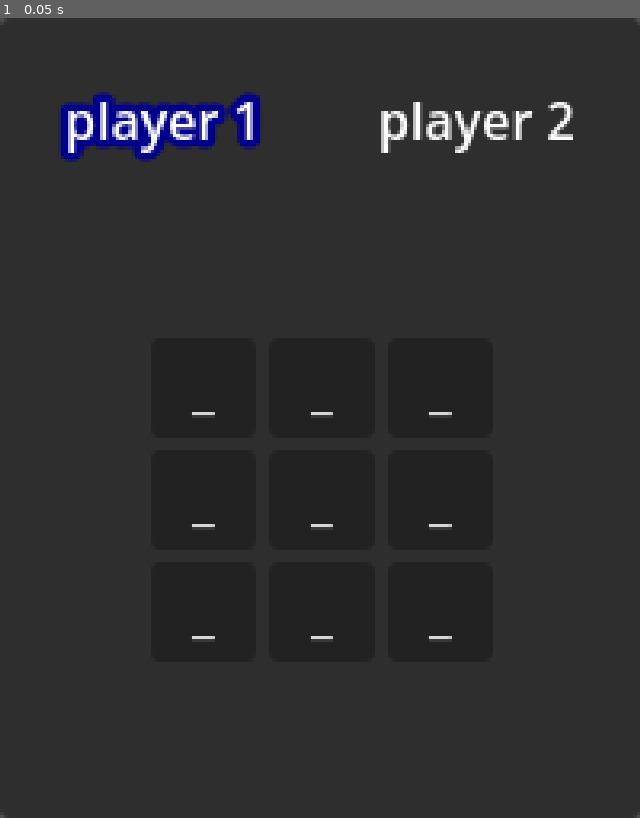
Above: before the commit, frame 1.
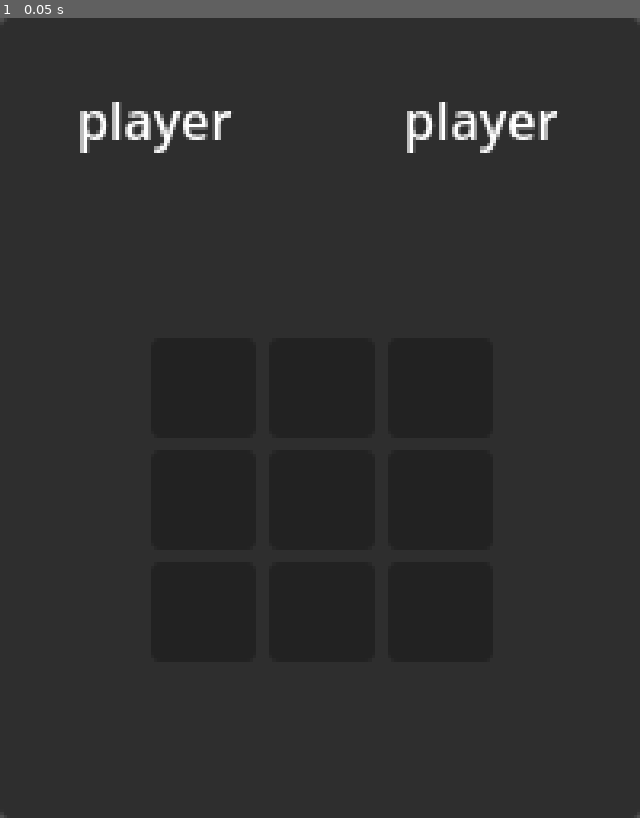
Above: after the commit, the same moment.

Repository: kirkatia98/TicTacToe
Game: Godot game, scene res://main.tscn
The game is run twice, just before and just after one commit, with the same random seed, the same clock (stepped at 60 frames per second) and the same inputs.
Inputs:
- Up to frame 1 (0.05 s): no input

The runs differ from the first frame. In frame 1, 2.9% of the frame differs, in the area x 9-90%, y 9-78%.
Error after the commit: Parse Error: Could not find type "ScoreManager" in the current scope. (res://HUD.gd:8)

Commit message:
bunch of renames, and refactor, but now buttons send signals to a signal manager that is autoloaded

Diff:
--- a/HUD.gd
+++ b/HUD.gd
@@ -1,64 +1,25 @@
 extends Control
 class_name HUD
 
-#import shortcuts
 var Player: Dictionary = GameState.Player
 var PlayerName: Dictionary = GameState.PlayerName
 
-var PlayerToken: Dictionary = GameState.PlayerToken
+@onready var _grid : Grid = $GamePanel/Grid
+@onready var _p1 : ScoreManager = $GamePanel/Player1
+@onready var _p2 : ScoreManager = $GamePanel/Player2
 
-@onready var grid : Grid = $GamePanel/Grid
-@onready var p1 : ScoreManager = $GamePanel/Player1
-@onready var p2 : ScoreManager = $GamePanel/Player2
-
-@onready var player : GameState.Player
-@onready var token : GameState.Value
 
 
 func _ready():
-	p2.set_player_name(PlayerName[Player.TWO])
-	p1.set_player_name(PlayerName[Player.ONE])
-
-	grid.clear_board()
-	set_player(Player.ONE)
+	_p2.set_player_name(PlayerName[Player.TWO])
+	_p1.set_player_name(PlayerName[Player.ONE])
 
 
-func set_player(p = Player.NONE):
-	player = p
+func grid():
+	return _grid
 
-	p1.set_turn(p == Player.ONE)
-	p2.set_turn(p == Player.TWO)
+func p1():
+	return _p1
 
-
-func get_player() -> GameState.Player:
-	return player
-
-
-func pass_turn():
-	match player:
-		GameState.Player.ONE:
-			set_player(Player.TWO)
-		GameState.Player.TWO:
-			set_player(Player.ONE)
-		GameState.Player.NONE:
-			assert(false, "No player selected")
-
-
-func unit_test():
-	# Basic sets work
-	set_player(Player.ONE)
-	assert(get_player() == Player.ONE)
-	set_player(Player.TWO)
-	assert(get_player() == Player.TWO)
-
-	# Double setting works
-	set_player(Player.ONE)
-	set_player(Player.ONE)
-	assert(get_player() == Player.ONE)
-
-	# set none player
-	set_player()
-	assert(get_player() == Player.NONE)
-
-	#reset
-	set_player(Player.ONE)
+func p2():
+	return _p2
--- a/HUD.tscn
+++ b/HUD.tscn
@@ -1,7 +1,7 @@
 [gd_scene load_steps=4 format=3 uid="uid://6ahfl63cgtwa"]
 
 [ext_resource type="Script" path="res://HUD.gd" id="1_t2rjh"]
-[ext_resource type="PackedScene" uid="uid://dsi1qntxj622m" path="res://score_manager.tscn" id="2_shcjx"]
+[ext_resource type="PackedScene" uid="uid://c8bnd0xeyml78" path="res://score.tscn" id="2_shcjx"]
 [ext_resource type="PackedScene" uid="uid://cu4onxuvbepea" path="res://grid.tscn" id="3_yss70"]
 
 [node name="HUD" type="Control"]
--- a/game.gd
+++ /dev/null
@@ -1,11 +0,0 @@
-extends Node
-class_name Game
-
-signal MOVE_UPDATE(x, y)
-
-func _ready():
-	pass
-
-func test(x: int, y: int):
-	print(x, y)
-	MOVE_UPDATE.emit(x, y)
--- a/grid.gd
+++ b/grid.gd
@@ -11,7 +11,7 @@
 
 # Called when the node enters the scene tree for the first time.
 func _ready():
-	var press_callback : Callable = game.test
+	var press_callback : Callable = SM.move_update
 
 	for y in range(0, num_rows):
 		for x in range(0, num_cols):
@@ -22,8 +22,8 @@
 			box.pressed.connect(press_callback.bind(x, y))
 
 
-func clear_board():
-	print("CLEAR BOARD")
+func clear_grid():
+	print("CLEAR GRID")
 	for box in get_children():
 		box.set_value(Value.CLEAR)
 
--- /dev/null
+++ b/main.gd
@@ -0,0 +1,67 @@
+extends Node
+
+var Player: Dictionary = GameState.Player
+var PlayerName: Dictionary = GameState.PlayerName
+
+var PlayerToken: Dictionary = GameState.PlayerToken
+
+@onready var player : GameState.Player
+@onready var token : GameState.Value
+
+
+func _ready():
+	clear_board()
+	set_player(Player.ONE)
+
+	SM.MOVE_UPDATE.connect(process_move)
+
+func process_move(x, y):
+	%HUD.grid().set_cell(x, y, token)
+	# TODO: set an internal grid, and check for a win state here
+	pass_turn()
+
+
+func clear_board():
+	%HUD.grid().clear_grid()
+
+
+func set_player(p = Player.NONE):
+	player = p
+	token = PlayerToken[p]
+
+	%HUD.p1().set_turn(p == Player.ONE)
+	%HUD.p2().set_turn(p == Player.TWO)
+
+
+func get_player() -> GameState.Player:
+	return player
+
+
+func pass_turn():
+	match player:
+		GameState.Player.ONE:
+			set_player(Player.TWO)
+		GameState.Player.TWO:
+			set_player(Player.ONE)
+		GameState.Player.NONE:
+			assert(false, "No player selected")
+
+
+func unit_test():
+	# Basic sets work
+	set_player(Player.ONE)
+	assert(get_player() == Player.ONE)
+	set_player(Player.TWO)
+	assert(get_player() == Player.TWO)
+
+	# Double setting works
+	set_player(Player.ONE)
+	set_player(Player.ONE)
+	assert(get_player() == Player.ONE)
+
+	# set none player
+	set_player()
+	assert(get_player() == Player.NONE)
+
+	#reset
+	set_player(Player.ONE)
--- a/main.tscn
+++ b/main.tscn
@@ -1,8 +1,10 @@
-[gd_scene load_steps=2 format=3 uid="uid://dc7daaa7xqtkj"]
+[gd_scene load_steps=3 format=3 uid="uid://dc7daaa7xqtkj"]
 
+[ext_resource type="Script" path="res://main.gd" id="1_60wln"]
 [ext_resource type="PackedScene" uid="uid://6ahfl63cgtwa" path="res://HUD.tscn" id="1_pn8q0"]
 
 [node name="Root" type="Node"]
+script = ExtResource("1_60wln")
 
 [node name="HUD" parent="." instance=ExtResource("1_pn8q0")]
 unique_name_in_owner = true
--- a/project.godot
+++ b/project.godot
@@ -17,7 +17,7 @@
 
 [autoload]
 
-game="*res://game.gd"
+SM="*res://signal_manager.gd"
 
 [display]
 
--- a/score_manager.gd
+++ b/score.gd
@@ -1,5 +1,5 @@
 extends MarginContainer
-class_name ScoreManager
+class_name Score
 
 @onready var label   = $Label
 var is_my_turn: bool = false
--- a/score_manager.tscn
+++ b/score.tscn
@@ -1,11 +1,11 @@
-[gd_scene load_steps=3 format=3 uid="uid://dsi1qntxj622m"]
+[gd_scene load_steps=3 format=3 uid="uid://c8bnd0xeyml78"]
 
-[ext_resource type="Script" path="res://score_manager.gd" id="1_3p0yq"]
+[ext_resource type="Script" path="res://score.gd" id="1_76vsq"]
 
 [sub_resource type="LabelSettings" id="LabelSettings_qtm45"]
 resource_local_to_scene = true
 
-[node name="ScoreManager" type="MarginContainer"]
+[node name="Score" type="MarginContainer"]
 offset_right = 98.0
 offset_bottom = 62.0
 pivot_offset = Vector2(49, 35)
@@ -13,7 +13,7 @@
 theme_override_constants/margin_top = 20
 theme_override_constants/margin_right = 20
 theme_override_constants/margin_bottom = 20
-script = ExtResource("1_3p0yq")
+script = ExtResource("1_76vsq")
 
 [node name="Label" type="Label" parent="."]
 texture_filter = 1
--- /dev/null
+++ b/signal_manager.gd
@@ -0,0 +1,8 @@
+extends Node
+class_name SignalManager
+
+signal MOVE_UPDATE(x, y)
+
+func move_update(x, y):
+	print_debug("%d %d" % [x, y])
+	MOVE_UPDATE.emit(x, y)
